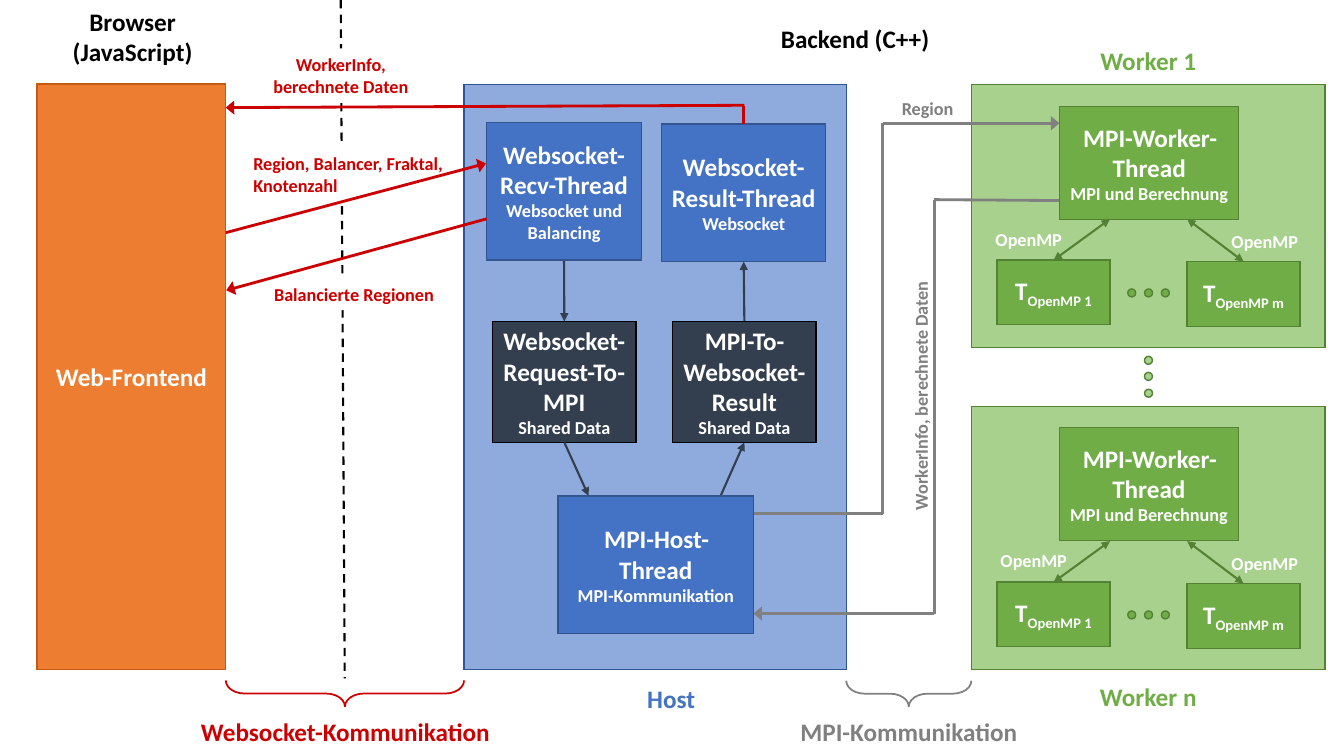
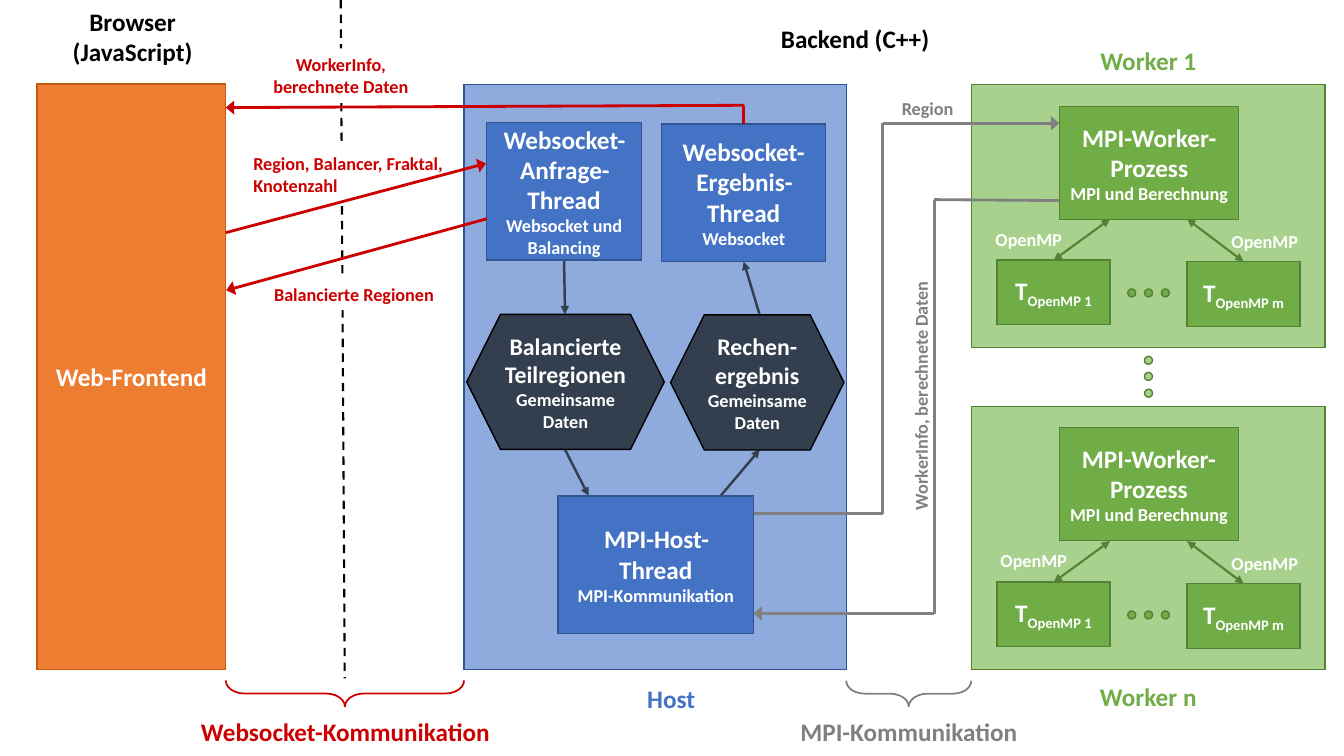
Before and after one commit to eragp/mandelbrot, a slide deck: slide 1 of doc/ausarbeitung/img/Implementierung/ArchitekturAusfuehrlich.pptx. Drawn at 1344x756 pixels with LibreOffice and Linux fonts; fonts in the diff are those of the drawing. Boxes give left, top, right and bottom in pixels: in the first picture for what was removed or moved away, otherwise in the second. Text is boxed around its words. In the diff, an @@ line names an element or a change of style, - is before the commit and + after.

```diff
--- a/doc/ausarbeitung/img/Implementierung/ArchitekturAusfuehrlich.pptx
+++ b/doc/ausarbeitung/img/Implementierung/ArchitekturAusfuehrlich.pptx
@@ text in rectangle at (x1=504, y1=131, x2=626, y2=260): text changed @@
-Websocket-Recv-Thread
-Websocket und Balancing
+Websocket-Anfrage-Thread
+Websocket und Balancing
@@ text in rectangle at (x1=683, y1=143, x2=805, y2=245): text changed @@
-Websocket-Result-Thread
-Websocket
+Websocket-Ergebnis-Thread
+Websocket
@@ text in rectangle at (x1=1070, y1=129, x2=1228, y2=203): text changed @@
-MPI-Worker-Thread
-MPI und Berechnung
+MPI-Worker-Prozess
+MPI und Berechnung
@@ arrow moved from (565, 260) - (565, 322) to (565, 260) - (566, 315) @@
@@ arrow (565, 260) - (566, 315): stroke #333F50 1.5 pt to #333F50 1.75 pt @@
@@ arrow moved from (744, 262) - (744, 322) to (744, 262) - (759, 315) @@
@@ arrow (744, 262) - (759, 315): stroke #333F50 1.5 pt to #333F50 1.75 pt @@
@@ hexagon added at (x1=467, y1=315, x2=664, y2=450), fill #333F50, outline #000000 1 pt, 17 pt, text #FFFFFF, bold @@
+Balancierte Teilregionen
+Gemeinsame Daten
@@ rectangle removed at (x1=493, y1=322, x2=636, y2=443) @@
-Websocket-Request-To-MPI
-Shared Data
@@ hexagon added at (x1=670, y1=315, x2=844, y2=450), fill #333F50, outline #000000 1 pt, 17 pt, text #FFFFFF, bold @@
+Rechen-ergebnis
+Gemeinsame Daten
@@ rectangle removed at (x1=673, y1=322, x2=816, y2=443) @@
-MPI-To-Websocket-Result
-Shared Data
@@ arrow moved from (565, 443) - (589, 496) to (566, 450) - (589, 496) @@
@@ arrow (566, 450) - (589, 496): stroke #333F50 1.5 pt to #333F50 1.75 pt @@
@@ arrow moved from (744, 443) - (721, 496) to (760, 450) - (721, 496) @@
@@ arrow (760, 450) - (721, 496): stroke #333F50 1.5 pt to #333F50 1.75 pt @@
@@ text in rectangle at (x1=1070, y1=450, x2=1228, y2=524): text changed @@
-MPI-Worker-Thread
-MPI und Berechnung
+MPI-Worker-Prozess
+MPI und Berechnung
```
Also in this commit, not shown: 4 other files.
